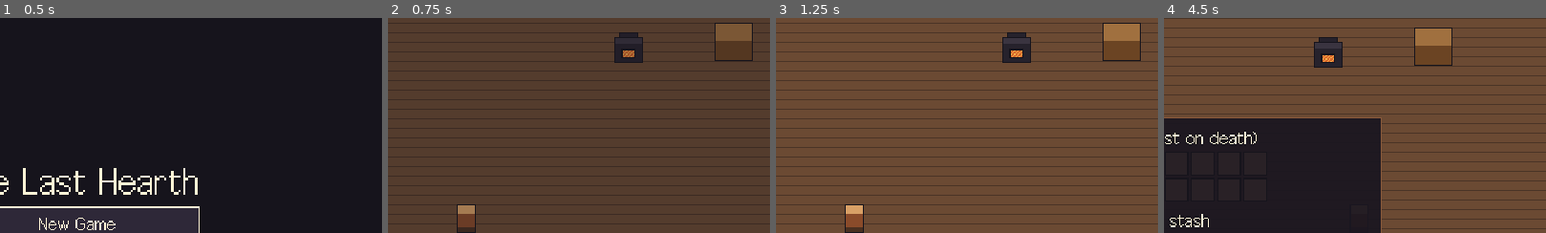
Above: before the commit, frames 1-4 (left to right).
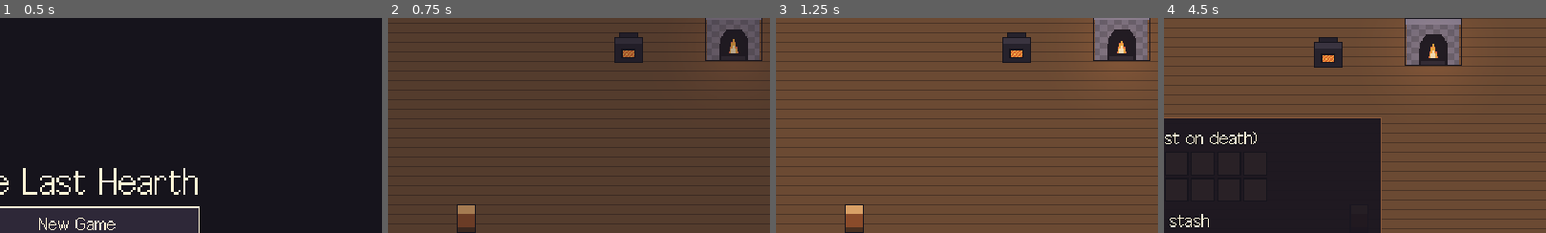
Above: after the commit, the same moments.

Repository: Nahidacute2710/TheLastHearth
Game: Godot game, scene res://scenes/main/main.tscn
The game is run twice, just before and just after one commit, with the same random seed, the same clock (stepped at 60 frames per second) and the same inputs. Sound files missing from this copy of the repository are replaced by a short silence.
Inputs (mouse positions are % of the whole screen's width and height, from its top left):
- Up to frame 1 (0.5 s): no input
- Up to frame 2 (0.75 s): click "New Game" at 0.5 s
- Up to frame 3 (1.25 s): no input
- Up to frame 4 (4.5 s): tap Enter (ui_accept) at 1.25, 1.52, 2.27, 3.77 s; move the mouse to (72, 45) at 1.27 s; hold D (movement_right) 1.28-2.03 s; hold E (interact) 1.28-2.03 s; click (72, 45) at 1.42 s; move the mouse to (30, 55) at 2.02 s; hold S (movement_down) 2.03-2.78 s; click (30, 55) at 2.1 s; tap E (interact) at 2.3, 3.05, 3.6 s; move the mouse to (60, 28) at 2.77 s; hold D (movement_right) 2.78-3.53 s; hold Space (dodge) 2.78-3.53 s; click (60, 28) at 2.92 s; move the mouse to (45, 70) at 3.52 s; hold W (movement_up) 3.53-4.28 s; click (45, 70) at 3.67 s; move the mouse to (80, 65) at 4.27 s; hold A (movement_left) from 4.28 s (still down); hold E (interact) from 4.28 s (still down); tap I at 4.35 s; click (80, 65) at 4.42 s
The pictures show only the part of the screen within x 40-90%, y 0-50%; the shares and areas given below are measured in that part.

Frame 1 is identical in both runs. In frame 2, 2.8% of the frame differs, in the area x 83-98%, y 0-20%; in frame 3, 2.8%; in frame 4, 3.1%, in the area x 63-78%, y 0-23%.

Commit message:
feat(hearth): fireplace, hearth panel, kindle feedback and letter
Co-Authored-By: Claude Opus 5.5 <noreply@anthropic.com>
Claude-Session: https://claude.ai/code/session_01FpMZkMPH9x2XWYNUcd4vQ7

Diff:
--- a/the-last-hearth/scenes/main/main.tscn
+++ b/the-last-hearth/scenes/main/main.tscn
@@ -12,6 +12,7 @@
 [ext_resource type="PackedScene" path="res://scenes/ui/settings_menu.tscn" id="10_settings"]
 [ext_resource type="Script" path="res://scenes/main/audio_director.gd" id="11_audio"]
 [ext_resource type="Resource" path="res://data/audio/sfx_library.tres" id="12_sfx"]
+[ext_resource type="PackedScene" path="res://scenes/ui/hearth_panel.tscn" id="13_hearth"]
 
 [node name="Main" type="Node"]
 script = ExtResource("1_script")
@@ -33,6 +34,8 @@
 
 [node name="InventoryPanel" parent="UILayer" instance=ExtResource("6_inventory")]
 
+[node name="HearthPanel" parent="UILayer" instance=ExtResource("13_hearth")]
+
 [node name="PauseMenu" parent="UILayer" instance=ExtResource("8_pause")]
 unique_name_in_owner = true
 
--- /dev/null
+++ b/the-last-hearth/scenes/tavern/hearth_flame.gd
@@ -0,0 +1,74 @@
+class_name HearthFlame
+extends StaticBody2D
+## The tavern fireplace: the Hearth Flame (Ngọn Lửa Gốc). Interacting opens the HearthPanel.
+## The fire and its light grow with the Hearth level (placeholder: flame sprite size and brightness,
+## a PointLight2D). Kindling plays a sound, flares the fire and shows a toast with the new unlock.
+
+const FLARE_TIME: float = 0.6
+const FLARE_SCALE: float = 1.6
+
+## Per level (index 0 = level 1). Placeholder look, tuned by eye.
+@export var flame_scales: PackedFloat32Array = [0.55, 0.7, 0.85, 1.0, 1.2]
+@export var flame_brightness: PackedFloat32Array = [0.75, 0.9, 1.0, 1.15, 1.3]
+@export var light_energies: PackedFloat32Array = [0.3, 0.42, 0.54, 0.66, 0.8]
+@export var light_scales: PackedFloat32Array = [1.2, 1.6, 2.0, 2.4, 2.9]
+
+var _time: float = 0.0
+var _flare: float = 0.0
+
+@onready var _flame: Sprite2D = %Flame
+@onready var _light: PointLight2D = %Light
+@onready var _interactable: Interactable = %Interactable
+
+
+func _ready() -> void:
+	_interactable.interacted.connect(_on_interacted)
+	EventBus.hearth_level_changed.connect(_on_level_changed)
+	EventBus.hearth_kindled.connect(_on_kindled)
+	_apply_level(GameState.hearth_level)
+
+
+func _process(delta: float) -> void:
+	_time += delta
+	_flare = maxf(_flare - delta / FLARE_TIME, 0.0)
+	var index: int = _level_index(GameState.hearth_level)
+	var flicker: float = 1.0 + 0.06 * sin(_time * 9.0) + 0.03 * sin(_time * 23.0)
+	var flare: float = 1.0 + (FLARE_SCALE - 1.0) * _flare
+	_flame.scale = Vector2.ONE * flame_scales[index] * flicker * flare
+	_light.energy = light_energies[index] * (0.95 + 0.05 * sin(_time * 11.0)) * flare
+
+
+## Current look values, for tests.
+func get_flame_scale() -> float:
+	return flame_scales[_level_index(GameState.hearth_level)]
+
+
+func get_light_energy() -> float:
+	return light_energies[_level_index(GameState.hearth_level)]
+
+
+func _apply_level(level: int) -> void:
+	var index: int = _level_index(level)
+	var bright: float = flame_brightness[index]
+	_flame.modulate = Color(bright, bright, bright)
+	_light.texture_scale = light_scales[index]
+
+
+func _level_index(level: int) -> int:
+	return clampi(level - 1, 0, flame_scales.size() - 1)
+
+
+func _on_interacted(_actor: Node2D) -> void:
+	EventBus.hearth_panel_requested.emit()
+
+
+func _on_level_changed(level: int) -> void:
+	_apply_level(level)
+
+
+func _on_kindled(level: int) -> void:
+	_flare = 1.0
+	EventBus.sfx_requested.emit(&"hearth_kindle")
+	var data: HearthLevelData = GameState.get_hearth_table().get_level(level)
+	if data != null:
+		EventBus.toast_requested.emit(tr(&"TOAST_HEARTH_KINDLED") % [level, tr(data.unlock_key)])
--- /dev/null
+++ b/the-last-hearth/scenes/tavern/hearth_flame.tscn
@@ -0,0 +1,51 @@
+[gd_scene format=3]
+
+[ext_resource type="Script" path="res://scenes/tavern/hearth_flame.gd" id="1_script"]
+[ext_resource type="Texture2D" path="res://assets/environments/tavern/env_fireplace_placeholder.png" id="2_fireplace"]
+[ext_resource type="Texture2D" path="res://assets/effects/vfx_hearth_flame_placeholder.png" id="3_flame"]
+[ext_resource type="Texture2D" path="res://assets/effects/vfx_light_radial_placeholder.png" id="4_light"]
+[ext_resource type="Script" path="res://scripts/components/interactable.gd" id="5_interactable"]
+
+[sub_resource type="RectangleShape2D" id="RectangleShape2D_base"]
+size = Vector2(46, 14)
+
+[sub_resource type="CircleShape2D" id="CircleShape2D_range"]
+radius = 22.0
+
+[node name="HearthFlame" type="StaticBody2D"]
+collision_layer = 1
+collision_mask = 0
+script = ExtResource("1_script")
+
+[node name="Fireplace" type="Sprite2D" parent="."]
+texture = ExtResource("2_fireplace")
+offset = Vector2(0, -20)
+
+[node name="Flame" type="Sprite2D" parent="."]
+unique_name_in_owner = true
+position = Vector2(0, -6)
+texture = ExtResource("3_flame")
+offset = Vector2(0, -12)
+
+[node name="Light" type="PointLight2D" parent="."]
+unique_name_in_owner = true
+position = Vector2(0, -12)
+color = Color(1, 0.72, 0.4, 1)
+energy = 0.3
+texture = ExtResource("4_light")
+
+[node name="BodyShape" type="CollisionShape2D" parent="."]
+position = Vector2(0, -7)
+shape = SubResource("RectangleShape2D_base")
+
+[node name="Interactable" type="Area2D" parent="."]
+unique_name_in_owner = true
+position = Vector2(0, 4)
+collision_layer = 32
+collision_mask = 2
+monitorable = false
+script = ExtResource("5_interactable")
+prompt_key = &"PROMPT_TEND_HEARTH"
+
+[node name="CollisionShape2D" type="CollisionShape2D" parent="Interactable"]
+shape = SubResource("CircleShape2D_range")
--- a/the-last-hearth/scenes/tavern/tavern_main_hall.tscn
+++ b/the-last-hearth/scenes/tavern/tavern_main_hall.tscn
@@ -9,6 +9,7 @@
 [ext_resource type="PackedScene" path="res://scenes/interactions/weapon_rack.tscn" id="7_rack"]
 [ext_resource type="PackedScene" path="res://scenes/interactions/cooking_station.tscn" id="8_stove"]
 [ext_resource type="PackedScene" path="res://scenes/tavern/customer.tscn" id="9_customer"]
+[ext_resource type="PackedScene" path="res://scenes/tavern/hearth_flame.tscn" id="10_hearth"]
 
 [node name="TavernMainHall" type="Node2D"]
 script = ExtResource("1_script")
@@ -57,7 +58,7 @@
 [node name="Table" parent="Entities" instance=ExtResource("2_obstacle")]
 position = Vector2(384, 320)
 
-[node name="Hearth" parent="Entities" instance=ExtResource("2_obstacle")]
+[node name="HearthFlame" parent="Entities" instance=ExtResource("10_hearth")]
 position = Vector2(608, 96)
 
 [node name="Player" parent="Entities" instance=ExtResource("3_player")]
--- /dev/null
+++ b/the-last-hearth/scenes/ui/hearth_panel.gd
@@ -0,0 +1,180 @@
+class_name HearthPanel
+extends Control
+## Hearth Flame panel, opened from the fireplace. Shows the level, the next level's cost (gold and
+## Ember Coal in the stash: have / need), what it unlocks and a Kindle button that is disabled, with
+## the reason, until the cost is met. At the max level it says so. Below: the parts of the previous
+## owner's letter revealed so far, newest last. Pauses the world; Esc (pause) or Close closes it.
+
+const LETTER_GAP: int = 6
+
+@onready var _level_label: Label = %LevelLabel
+@onready var _next_box: Control = %NextBox
+@onready var _next_title: Label = %NextTitle
+@onready var _unlock_label: Label = %UnlockLabel
+@onready var _gold_label: Label = %GoldLabel
+@onready var _ember_label: Label = %EmberLabel
+@onready var _kindle_button: Button = %KindleButton
+@onready var _block_label: Label = %BlockLabel
+@onready var _max_label: Label = %MaxLabel
+@onready var _letter_scroll: ScrollContainer = %LetterScroll
+@onready var _letter_list: VBoxContainer = %LetterList
+@onready var _close_button: Button = %CloseButton
+
+
+func _ready() -> void:
+	process_mode = Node.PROCESS_MODE_ALWAYS
+	hide()
+	EventBus.hearth_panel_requested.connect(open)
+	EventBus.hearth_level_changed.connect(_on_state_changed)
+	EventBus.gold_changed.connect(_on_state_changed)
+	GameState.stash.changed.connect(_refresh)
+	_kindle_button.pressed.connect(_on_kindle_pressed)
+	_close_button.pressed.connect(close)
+
+
+func _input(event: InputEvent) -> void:
+	if visible and (event.is_action_pressed(&"pause") or event.is_action_pressed(&"ui_cancel")) and not event.is_echo():
+		get_viewport().set_input_as_handled()
+		close()
+
+
+func _notification(what: int) -> void:
+	if what == NOTIFICATION_TRANSLATION_CHANGED and is_node_ready():
+		_refresh()
+
+
+func open() -> void:
+	if visible or get_tree().paused:
+		return
+	_refresh()
+	show()
+	get_tree().paused = true
+	if _kindle_button.visible and not _kindle_button.disabled:
+		_kindle_button.grab_focus()
+	else:
+		_close_button.grab_focus()
+	_scroll_to_newest_letter()
+
+
+func close() -> void:
+	if not visible:
+		return
+	hide()
+	get_tree().paused = false
+
+
+func is_open() -> bool:
+	return visible
+
+
+func get_level_text() -> String:
+	return _level_label.text
+
+
+func get_unlock_text() -> String:
+	return _unlock_label.text if _next_box.visible else ""
+
+
+func get_gold_text() -> String:
+	return _gold_label.text if _next_box.visible else ""
+
+
+func get_ember_text() -> String:
+	return _ember_label.text if _next_box.visible else ""
+
+
+func is_kindle_enabled() -> bool:
+	return _next_box.visible and not _kindle_button.disabled
+
+
+func get_block_text() -> String:
+	return _block_label.text if _next_box.visible else ""
+
+
+func is_max_level_shown() -> bool:
+	return _max_label.visible
+
+
+func get_letter_texts() -> PackedStringArray:
+	var texts: PackedStringArray = []
+	for child: Node in _letter_list.get_children():
+		if child is Label and not child.is_queued_for_deletion():
+			texts.append((child as Label).text)
+	return texts
+
+
+func press_kindle() -> void:
+	if not _kindle_button.disabled:
+		_kindle_button.pressed.emit()
+
+
+func _on_kindle_pressed() -> void:
+	if GameState.kindle_hearth():
+		_refresh()
+		_scroll_to_newest_letter()
+		_close_button.grab_focus()
+
+
+func _on_state_changed(_value: int) -> void:
+	_refresh()
+
+
+func _refresh() -> void:
+	if not is_node_ready():
+		return
+	var table: HearthTable = GameState.get_hearth_table()
+	_level_label.text = tr(&"HEARTH_LEVEL") % [GameState.hearth_level, table.max_level()]
+	var next: HearthLevelData = GameState.get_next_hearth_level()
+	_next_box.visible = next != null
+	_max_label.visible = next == null
+	if next != null:
+		var have_gold: int = GameState.gold
+		var have_ember: int = GameState.stash.count_of(table.cost_item)
+		_next_title.text = tr(&"HEARTH_NEXT_LEVEL") % next.level
+		_unlock_label.text = tr(&"HEARTH_UNLOCKS") % tr(next.unlock_key)
+		_gold_label.text = tr(&"HEARTH_COST_GOLD") % [have_gold, next.gold_cost]
+		_gold_label.theme_type_variation = &"" if have_gold >= next.gold_cost else &"ErrorLabel"
+		_ember_label.text = tr(&"HEARTH_COST_ITEM") % [tr(table.cost_item.name_key), have_ember, next.ember_cost]
+		_ember_label.theme_type_variation = &"" if have_ember >= next.ember_cost else &"ErrorLabel"
+		var block: StringName = GameState.get_kindle_block()
+		_kindle_button.disabled = block != GameState.KINDLE_OK
+		_block_label.text = _block_text(block)
+	_fill_letters()
+
+
+func _block_text(block: StringName) -> String:
+	match block:
+		GameState.KINDLE_NEED_GOLD:
+			return tr(&"HEARTH_BLOCK_GOLD")
+		GameState.KINDLE_NEED_EMBER:
+			return tr(&"HEARTH_BLOCK_EMBER")
+	return ""
+
+
+func _fill_letters() -> void:
+	for child: Node in _letter_list.get_children():
+		_letter_list.remove_child(child)
+		child.queue_free()
+	var keys: Array[StringName] = GameState.hearth_letters
+	if keys.is_empty():
+		_letter_list.add_child(_make_letter_label(tr(&"HEARTH_NO_LETTER"), true))
+		return
+	for key: StringName in keys:
+		_letter_list.add_child(_make_letter_label(tr(key), false))
+
+
+func _make_letter_label(text: String, hint: bool) -> Label:
+	var label: Label = Label.new()
+	label.auto_translate_mode = Node.AUTO_TRANSLATE_MODE_DISABLED
+	label.autowrap_mode = TextServer.AUTOWRAP_WORD_SMART
+	label.size_flags_horizontal = Control.SIZE_EXPAND_FILL
+	label.text = text
+	if hint:
+		label.modulate = Color(1.0, 1.0, 1.0, 0.6)
+	return label
+
+
+func _scroll_to_newest_letter() -> void:
+	await get_tree().process_frame
+	if is_instance_valid(_letter_scroll):
+		_letter_scroll.scroll_vertical = int(_letter_scroll.get_v_scroll_bar().max_value)
--- /dev/null
+++ b/the-last-hearth/scenes/ui/hearth_panel.tscn
@@ -0,0 +1,130 @@
+[gd_scene format=3]
+
+[ext_resource type="Script" path="res://scenes/ui/hearth_panel.gd" id="1_script"]
+
+[node name="HearthPanel" type="Control"]
+layout_mode = 3
+anchors_preset = 15
+anchor_right = 1.0
+anchor_bottom = 1.0
+grow_horizontal = 2
+grow_vertical = 2
+script = ExtResource("1_script")
+
+[node name="Dim" type="ColorRect" parent="."]
+layout_mode = 1
+anchors_preset = 15
+anchor_right = 1.0
+anchor_bottom = 1.0
+grow_horizontal = 2
+grow_vertical = 2
+color = Color(0.0862745, 0.0784314, 0.109804, 0.6)
+
+[node name="Center" type="CenterContainer" parent="."]
+layout_mode = 1
+anchors_preset = 15
+anchor_right = 1.0
+anchor_bottom = 1.0
+grow_horizontal = 2
+grow_vertical = 2
+mouse_filter = 2
+
+[node name="Frame" type="PanelContainer" parent="Center"]
+custom_minimum_size = Vector2(400, 0)
+layout_mode = 2
+
+[node name="Rows" type="VBoxContainer" parent="Center/Frame"]
+layout_mode = 2
+theme_override_constants/separation = 3
+
+[node name="Header" type="HBoxContainer" parent="Center/Frame/Rows"]
+layout_mode = 2
+
+[node name="Title" type="Label" parent="Center/Frame/Rows/Header"]
+layout_mode = 2
+size_flags_horizontal = 3
+text = "HEARTH_TITLE"
+
+[node name="LevelLabel" type="Label" parent="Center/Frame/Rows/Header"]
+unique_name_in_owner = true
+layout_mode = 2
+auto_translate_mode = 2
+
+[node name="NextBox" type="VBoxContainer" parent="Center/Frame/Rows"]
+unique_name_in_owner = true
+layout_mode = 2
+theme_override_constants/separation = 1
+
+[node name="NextTitle" type="Label" parent="Center/Frame/Rows/NextBox"]
+unique_name_in_owner = true
+layout_mode = 2
+auto_translate_mode = 2
+
+[node name="UnlockLabel" type="Label" parent="Center/Frame/Rows/NextBox"]
+unique_name_in_owner = true
+layout_mode = 2
+auto_translate_mode = 2
+autowrap_mode = 3
+
+[node name="GoldLabel" type="Label" parent="Center/Frame/Rows/NextBox"]
+unique_name_in_owner = true
+layout_mode = 2
+auto_translate_mode = 2
+
+[node name="EmberLabel" type="Label" parent="Center/Frame/Rows/NextBox"]
+unique_name_in_owner = true
+layout_mode = 2
+auto_translate_mode = 2
+
+[node name="KindleRow" type="HBoxContainer" parent="Center/Frame/Rows/NextBox"]
+layout_mode = 2
+theme_override_constants/separation = 8
+
+[node name="KindleButton" type="Button" parent="Center/Frame/Rows/NextBox/KindleRow"]
+unique_name_in_owner = true
+custom_minimum_size = Vector2(96, 0)
+layout_mode = 2
+theme_type_variation = &"CompactButton"
+text = "HEARTH_KINDLE"
+
+[node name="BlockLabel" type="Label" parent="Center/Frame/Rows/NextBox/KindleRow"]
+unique_name_in_owner = true
+layout_mode = 2
+size_flags_horizontal = 3
+theme_type_variation = &"ErrorLabel"
+auto_translate_mode = 2
+autowrap_mode = 3
+
+[node name="MaxLabel" type="Label" parent="Center/Frame/Rows"]
+unique_name_in_owner = true
+visible = false
+layout_mode = 2
+text = "HEARTH_MAX_LEVEL"
+autowrap_mode = 3
+
+[node name="Separator" type="HSeparator" parent="Center/Frame/Rows"]
+layout_mode = 2
+
+[node name="LetterTitle" type="Label" parent="Center/Frame/Rows"]
+layout_mode = 2
+text = "HEARTH_LETTER_TITLE"
+
+[node name="LetterScroll" type="ScrollContainer" parent="Center/Frame/Rows"]
+unique_name_in_owner = true
+custom_minimum_size = Vector2(0, 120)
+layout_mode = 2
+horizontal_scroll_mode = 0
+
+[node name="LetterList" type="VBoxContainer" parent="Center/Frame/Rows/LetterScroll"]
+unique_name_in_owner = true
+layout_mode = 2
+size_flags_horizontal = 3
+theme_override_constants/separation = 6
+
+[node name="CloseButton" type="Button" parent="Center/Frame/Rows"]
+unique_name_in_owner = true
+custom_minimum_size = Vector2(96, 0)
+layout_mode = 2
+size_flags_horizontal = 8
+theme_type_variation = &"CompactButton"
+text = "HEARTH_CLOSE"
--- a/the-last-hearth/scripts/core/event_bus.gd
+++ b/the-last-hearth/scripts/core/event_bus.gd
@@ -40,6 +40,8 @@
 signal hearth_level_changed(level: int)
 ## The player kindled the Hearth Flame to `level` (feedback: sound, toast, letter).
 signal hearth_kindled(level: int)
+## The player used the hearth in the tavern (HearthPanel opens).
+signal hearth_panel_requested
 
 ## Play a sound effect by id (AudioDirector; ids listed in SfxLibrary.IDS).
 signal sfx_requested(id: StringName)
--- /dev/null
+++ b/the-last-hearth/tests/test_hearth_panel.gd
@@ -0,0 +1,120 @@
+extends "res://tests/test_case.gd"
+## VS-E1: the fireplace in the tavern, the Hearth panel, kindle feedback and the letter.
+
+const COAL_PATH: String = "res://data/items/ember_coal.tres"
+
+
+func _state() -> Node:
+	return tree.root.get_node("GameState")
+
+
+func _panel() -> Node:
+	return main.find_child("HearthPanel", true, false)
+
+
+func _hearth() -> Node:
+	return level().find_child("HearthFlame", true, false)
+
+
+func _open_from_fireplace() -> void:
+	_hearth().get_node("Interactable").call("interact", player())
+	await tree.process_frame
+
+
+func test_panel_shows_cost_and_why_it_cannot_kindle() -> void:
+	await start_main()
+	check(_hearth() != null, "the tavern has the Hearth fireplace")
+	await _open_from_fireplace()
+	check(_panel().call("is_open"), "interacting opens the panel")
+	check(tree.paused, "the world is paused")
+	check_eq(_panel().call("get_level_text"), "Level 1 / 5", "level text")
+	check_eq(_panel().call("get_unlock_text"), "Unlocks: The stove cooks 2 dishes at once, faster", "unlock text")
+	check_eq(_panel().call("get_gold_text"), "Gold: 0 / 30", "gold have / need")
+	check_eq(_panel().call("get_ember_text"), "Ember Coal in stash: 0 / 5", "coal have / need")
+	check(not _panel().call("is_kindle_enabled"), "Kindle disabled")
+	check_eq(_panel().call("get_block_text"), "Not enough gold", "reason: gold")
+	check_eq(_panel().call("get_letter_texts"), PackedStringArray(["Kindle the fire to read more of the letter."]), "letter hint")
+	_state().call("add_gold", 40)
+	check_eq(_panel().call("get_block_text"), "Not enough Ember Coal in the stash", "reason: coal")
+	await tap(&"pause")
+	check(not _panel().call("is_open"), "Esc closes the panel")
+	check(not tree.paused, "world resumes")
+	check(not main.find_child("PauseMenu", true, false).visible, "Esc did not open the pause menu")
+
+
+func test_kindling_from_the_panel() -> void:
+	await start_main()
+	var coal: Resource = load(COAL_PATH)
+	_state().call("add_gold", 35)
+	(_state().get("stash") as Inventory).add(coal, 7)
+	var scale_before: float = _hearth().call("get_flame_scale")
+	var light_before: float = _hearth().call("get_light_energy")
+	await _open_from_fireplace()
+	check(_panel().call("is_kindle_enabled"), "Kindle enabled with 35 gold and 7 coal")
+	check_eq(_panel().call("get_block_text"), "", "no reason shown")
+	var played: Array[StringName] = main.find_child("Audio", true, false).get("played")
+	played.clear()
+	_panel().call("press_kindle")
+	check_eq(_state().get("hearth_level"), 2, "level 2")
+	check_eq(_state().get("gold"), 5, "30 gold paid")
+	check_eq((_state().get("stash") as Inventory).count_of(coal), 2, "5 coal taken from the stash")
+	check_eq(_panel().call("get_level_text"), "Level 2 / 5", "panel shows level 2")
+	check_eq(_panel().call("get_ember_text"), "Ember Coal in stash: 2 / 10", "next cost shown")
+	check(played.has(&"hearth_kindle"), "kindle sound")
+	var letters: PackedStringArray = _panel().call("get_letter_texts")
+	check_eq(letters.size(), 1, "one letter part")
+	check(letters[0].begins_with("Maren."), "the first part of the letter is shown (%s)" % letters[0])
+	check(_hearth().call("get_flame_scale") > scale_before, "the fire is bigger")
+	check(_hearth().call("get_light_energy") > light_before, "the light is brighter")
+	await tap(&"pause")
+	await wait(0.1)
+	var messages: PackedStringArray = main.find_child("Toast", true, false).call("get_messages")
+	check(messages.has("The Hearth reached level 2: The stove cooks 2 dishes at once, faster"), "toast (%s)" % str(messages))
+	check(int(tree.root.get_node("SaveManager").call("read_save")["data"]["game_state"]["hearth_level"]) == 2, "kindling autosaves")
+
+
+func test_max_level_and_rereading_the_letter() -> void:
+	await start_main()
+	for i: int in 4:
+		_state().call("kindle_hearth", true)
+	await _open_from_fireplace()
+	check(_panel().call("is_max_level_shown"), "max level message")
+	check(not _panel().call("is_kindle_enabled"), "no Kindle at max")
+	check_eq(_panel().call("get_gold_text"), "", "no cost at max")
+	check_eq((_panel().call("get_letter_texts") as PackedStringArray).size(), 4, "all 4 letter parts can be read again")
+	await tap(&"pause")
+
+
+func test_panel_in_vietnamese_and_after_new_game_and_continue() -> void:
+	await start_main()
+	_state().call("kindle_hearth", true)
+	_state().call("kindle_hearth", true)
+	tree.root.get_node("SaveManager").call("save_game")
+	var saved: Dictionary = tree.root.get_node("SaveManager").call("read_save")["data"]["game_state"]
+	tree.root.get_node("SaveManager").call("set_locale", "vi")
+	await _open_from_fireplace()
+	check_eq(_panel().call("get_level_text"), "Cấp 3 / 5", "Vietnamese level text")
+	check_eq(_panel().call("get_gold_text"), "Vàng: 0 / 150", "Vietnamese gold text")
+	check_eq((_panel().call("get_letter_texts") as PackedStringArray).size(), 2, "2 letter parts")
+	check((_panel().call("get_letter_texts") as PackedStringArray)[0].begins_with("Maren. Nếu lửa"), "Vietnamese letter")
+	await tap(&"pause")
+	main.call("return_to_menu")
+	await wait(0.3)
+	main.call("start_new_game")
+	await wait(0.6)
+	await _open_from_fireplace()
+	check_eq(_panel().call("get_level_text"), "Cấp 1 / 5", "new game: level 1 in the panel")
+	check_eq((_panel().call("get_letter_texts") as PackedStringArray).size(), 1, "new game: only the hint")
+	check(is_equal_approx(_hearth().call("get_flame_scale"), 0.55), "new game: small fire")
+	await tap(&"pause")
+	_state().call("from_dict", saved)
+	tree.root.get_node("SaveManager").call("save_game")
+	main.call("return_to_menu")
+	await wait(0.3)
+	main.call("continue_game")
+	await wait(0.6)
+	await _open_from_fireplace()
+	check_eq(_panel().call("get_level_text"), "Cấp 3 / 5", "Continue: level 3 in the panel")
+	check_eq((_panel().call("get_letter_texts") as PackedStringArray).size(), 2, "Continue: 2 letter parts")
+	check(is_equal_approx(_hearth().call("get_flame_scale"), 0.85), "Continue: level 3 fire")
+	await tap(&"pause")
Not shown, added: the-last-hearth/scenes/tavern/hearth_flame.gd.uid
Not shown, added: the-last-hearth/scenes/ui/hearth_panel.gd.uid
Not shown, added: the-last-hearth/tests/test_hearth_panel.gd.uid
